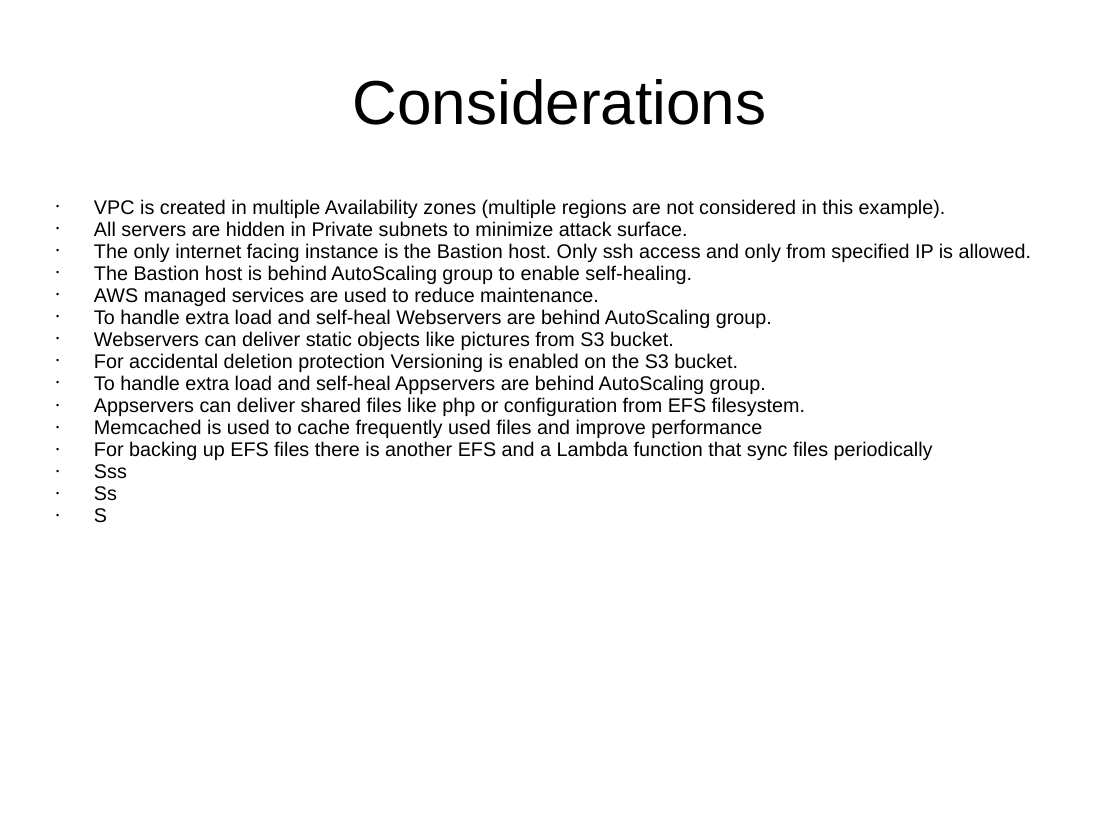
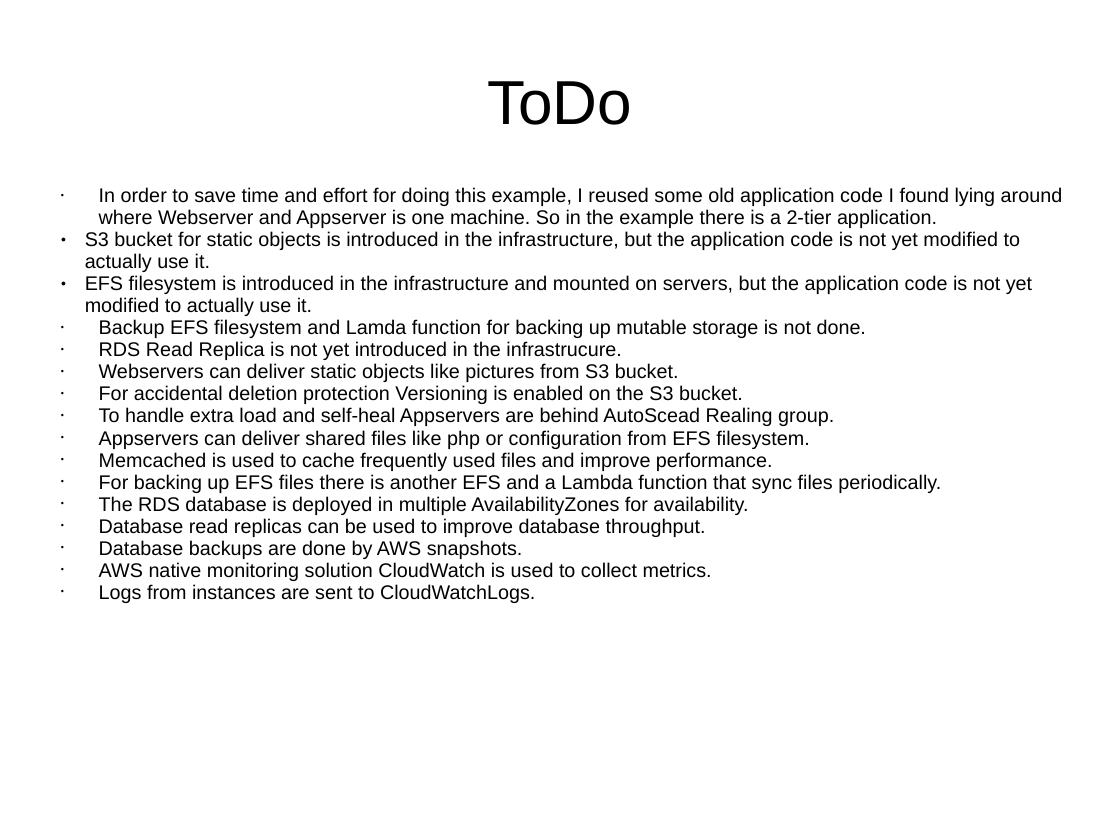
Before and after one commit to alusvedejs/alusvedejs_mybb, a slide deck: slide 4 of presentation.ppt (slide 2 before the commit). Drawn at 1120x840 pixels with LibreOffice and Linux fonts; fonts in the diff are those of the drawing. Boxes give left, top, right and bottom in pixels: in the first picture for what was removed or moved away, otherwise in the second. Text is boxed around its words. In the diff, an @@ line names an element or a change of style, - is before the commit and + after.

Commit message:
Updated presentation

```diff
--- a/presentation.ppt
+++ b/presentation.ppt
@@ title at (487, 81, 632, 125): text changed @@
-Considerations
+ToDo
@@ text added at (85, 187, 1063, 603), 14 pt, text #000000 @@
+• In order to save time and effort for doing this example, I reused some old application code I found lying around where Webserver and Appserver is one machine. So in the example there is a 2-tier application.
+● S3 bucket for static objects is introduced in the infrastructure, but the application code is not yet modified to actually use it.
+● EFS filesystem is introduced in the infrastructure and mounted on servers, but the application code is not yet modified to actually use it.
+• Backup EFS filesystem and Lamda function for backing up mutable storage is not done.
+• RDS Read Replica is not yet introduced in the infrastrucure.
+• Webservers can deliver static objects like pictures from S3 bucket.
+• For accidental deletion protection Versioning is enabled on the S3 bucket.
+• To handle extra load and self-heal Appservers are behind AutoScead Realing group.
+• Appservers can deliver shared files like php or configuration from EFS filesystem.
+• Memcached is used to cache frequently used files and improve performance.
+• For backing up EFS files there is another EFS and a Lambda function that sync files periodically.
+• The RDS database is deployed in multiple AvailabilityZones for availability.
+• Database read replicas can be used to improve database throughput.
+• Database backups are done by AWS snapshots.
+• AWS native monitoring solution CloudWatch is used to collect metrics.
+• Logs from instances are sent to CloudWatchLogs.
@@ subtitle removed at (94, 199, 1032, 523) @@
-• VPC is created in multiple Availability zones (multiple regions are not considered in this example).
-• All servers are hidden in Private subnets to minimize attack surface.
-• The only internet facing instance is the Bastion host. Only ssh access and only from specified IP is allowed.
-• The Bastion host is behind AutoScaling group to enable self-healing.
-• AWS managed services are used to reduce maintenance.
-• To handle extra load and self-heal Webservers are behind AutoScaling group.
-• Webservers can deliver static objects like pictures from S3 bucket.
-• For accidental deletion protection Versioning is enabled on the S3 bucket.
-• To handle extra load and self-heal Appservers are behind AutoScaling group.
-• Appservers can deliver shared files like php or configuration from EFS filesystem.
-• Memcached is used to cache frequently used files and improve performance
-• For backing up EFS files there is another EFS and a Lambda function that sync files periodically
-• Sss
-• Ss
-• S
```
Also in this commit, not shown: 2 other slides changed, 1 slide removed.
